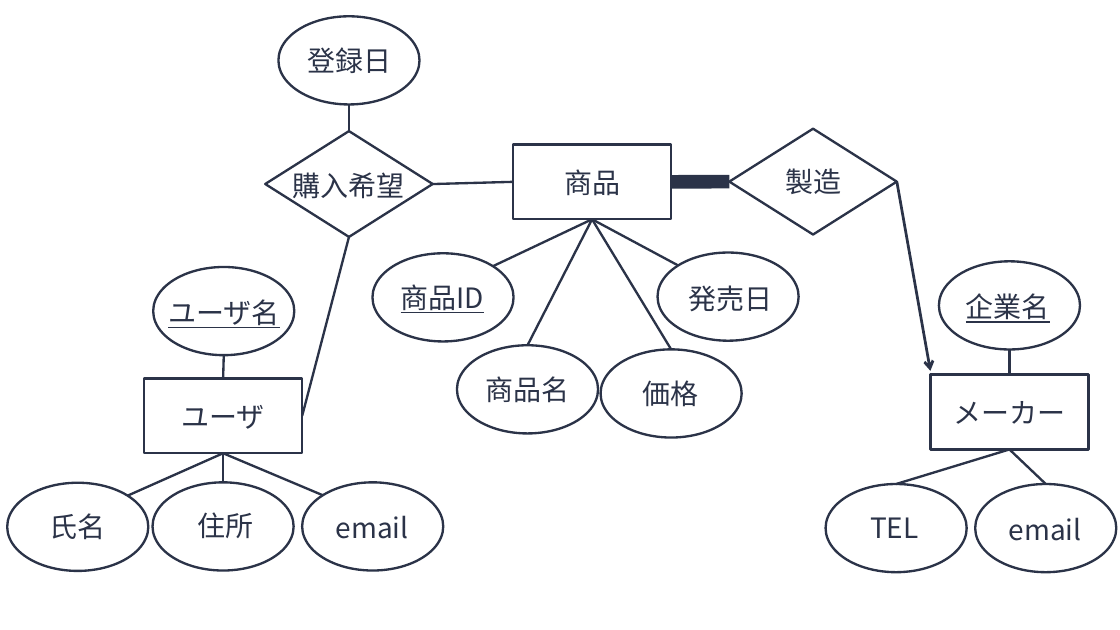
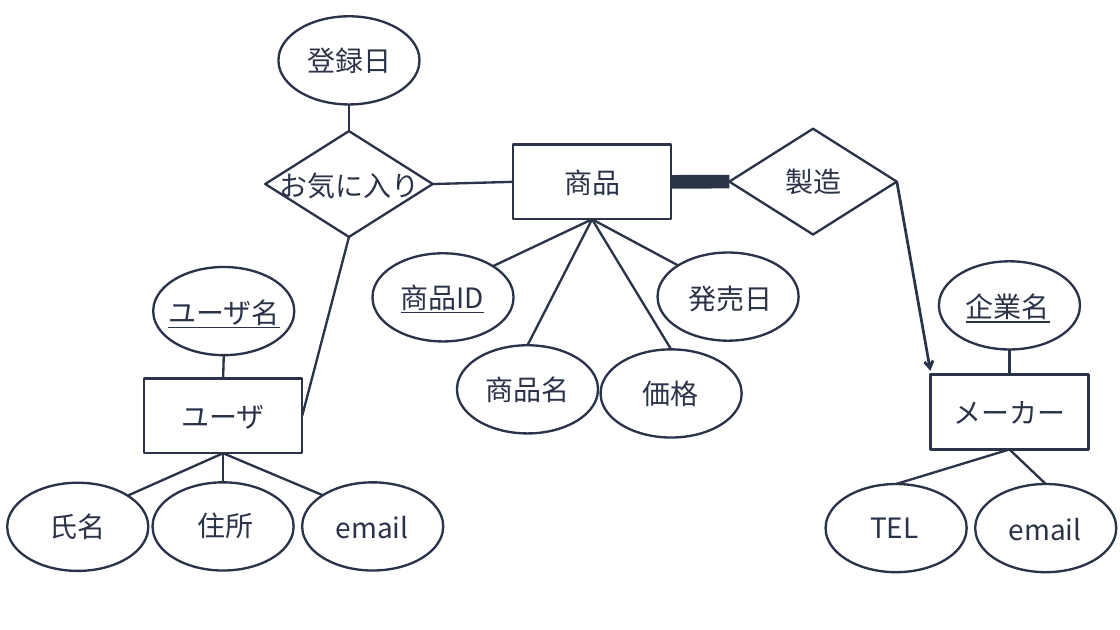
Before and after one commit to trycycle/database-textbook-draft, a slide deck: slide 28 of figure/__material/ppt/図表集-2026.pptx (slide 25 before the commit). Drawn at 1120x630 pixels with LibreOffice and Linux fonts; fonts in the diff are those of the drawing. Boxes give left, top, right and bottom in pixels: in the first picture for what was removed or moved away, otherwise in the second. Text is boxed around its words. In the diff, an @@ line names an element or a change of style, - is before the commit and + after.

```diff
--- a/figure/__material/ppt/図表集-2026.pptx
+++ b/figure/__material/ppt/図表集-2026.pptx
@@ text added at [280,168,420,204], 18 pt, text #2B3348 @@
+お気に入り
@@ text removed at [292,172,404,204] @@
-購入希望
```
Also in this commit, not shown: 12 other slides changed, 5 slides added, 30 other files.
